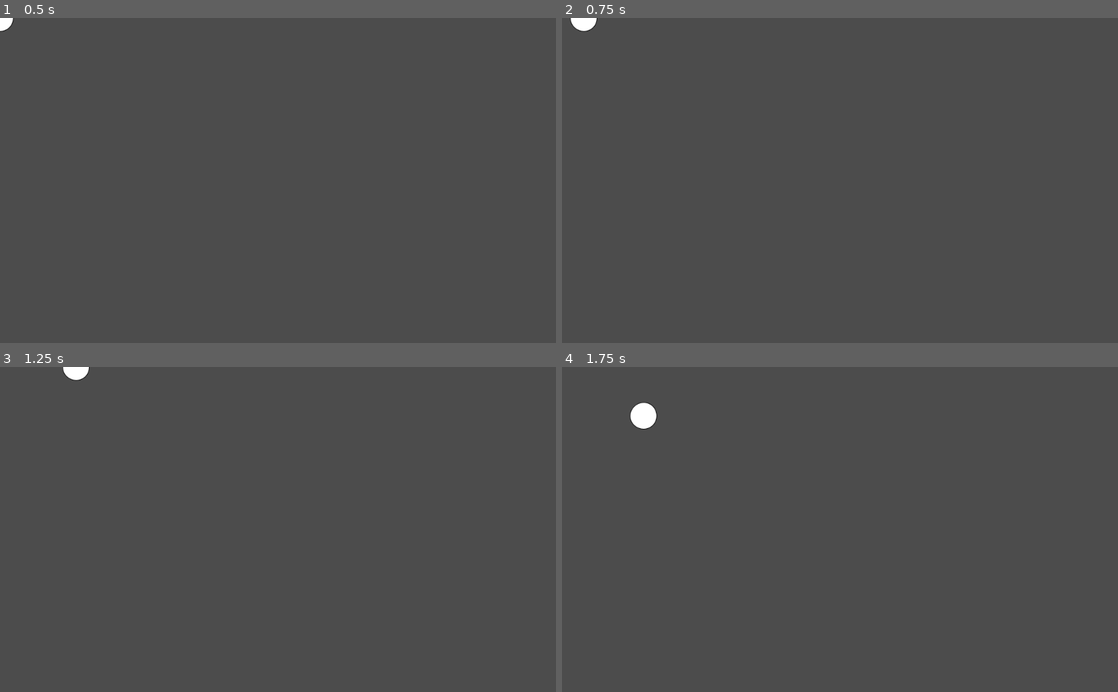
Above: before the commit, frames 1-4 (two rows, left to right).
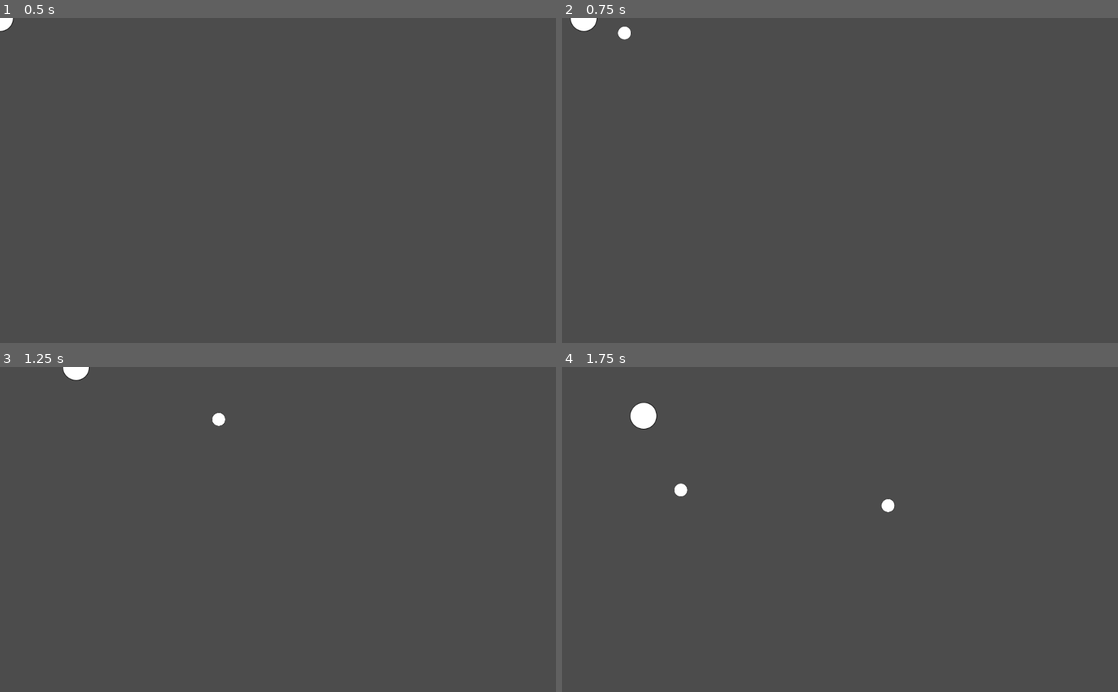
Above: after the commit, the same moments.

Repository: ComradeSparklePony/Slay-the-Triangles
Game: Godot game, scene res://player.tscn
The game is run twice, just before and just after one commit, with the same random seed, the same clock (stepped at 60 frames per second) and the same inputs. The project has no main scene, so this scene is started directly.
Inputs (mouse positions are in pixels of both pictures, inside the frame that each line leads up to):
- Up to frame 1 (0.5 s): no input
- Up to frame 2 (0.75 s): tap Enter at 0.5 s; move the mouse to (962, 164) at 0.52 s; press the mouse at (962, 164) at 0.53 s; hold Right (ui_right) from 0.53 s (still down)
- Up to frame 3 (1.25 s): keep holding Right (ui_right)
- Up to frame 4 (1.75 s): move the mouse to (728, 545) at 1.27 s; release Right (ui_right) at 1.28 s; release the mouse at (728, 545) at 1.28 s; hold Down (ui_down) from 1.28 s (still down); click (728, 545) at 1.35 s

Frame 1 is identical in both runs. In frame 2, less than 0.1% of the frame differs, in the area x 10-13%, y 2-7%; in frame 3, less than 0.1%; in frame 4, 0.2%, in the area x 20-60%, y 35-45%.

Commit message:
added projectile to player
Added the projectile node to the player node so now the player can shoot projectiles.

Diff:
--- a/Area2D.gd
+++ /dev/null
@@ -1,28 +0,0 @@
-extends Area2D
-
-export (int) var SPEED
-var velocity = Vector2()
-var screensize
-
-func _ready():
-	screensize = get_viewport_rect().size
-
-func _process(delta):
-
-	velocity = Vector2()
-
-	if Input.is_action_pressed("ui_right"):
-		velocity.x += 1
-	if Input.is_action_pressed("ui_left"):
-		velocity.x -= 1
-	if Input.is_action_pressed("ui_down"):
-		velocity.y += 1
-	if Input.is_action_pressed("ui_up"):
-		velocity.y -= 1
-
-	if velocity.length() > 0:
-		velocity = velocity.normalized() * SPEED
-
-	position += velocity * delta
-	position.x = clamp(position.x, 0, screensize.x)
-	position.y = clamp(position.y, 0, screensize.y)
--- a/player.gd
+++ b/player.gd
@@ -3,6 +3,8 @@
 export (int) var SPEED
 var velocity = Vector2()
 var screensize
+
+export (PackedScene) var projectile
 
 func _ready():
 	screensize = get_viewport_rect().size
@@ -26,3 +28,9 @@
 	position += velocity * delta
 	position.x = clamp(position.x, 0, screensize.x)
 	position.y = clamp(position.y, 0, screensize.y)
+
+
+func _input(event):
+	if event.is_action_pressed("click"):
+		var active_projectile = projectile.instance()
+		add_child(active_projectile)
--- a/player.tscn
+++ b/player.tscn
@@ -1,14 +1,15 @@
-[gd_scene load_steps=4 format=2]
+[gd_scene load_steps=5 format=2]
 
 [ext_resource path="res://player.gd" type="Script" id=1]
-[ext_resource path="res://assets/white_circle_50px.png" type="Texture" id=2]
+[ext_resource path="res://projectile.tscn" type="PackedScene" id=2]
+[ext_resource path="res://assets/white_circle_50px.png" type="Texture" id=3]
 
 [sub_resource type="CircleShape2D" id=1]
 
 custom_solver_bias = 0.0
 radius = 25.321
 
-[node name="player" type="Area2D"]
+[node name="player" type="Area2D" index="0"]
 
 input_pickable = true
 gravity_vec = Vector2( 0, 1 )
@@ -19,10 +20,11 @@
 audio_bus_name = "Master"
 script = ExtResource( 1 )
 SPEED = 200
+projectile = ExtResource( 2 )
 
 [node name="Sprite" type="Sprite" parent="." index="0"]
 
-texture = ExtResource( 2 )
+texture = ExtResource( 3 )
 
 [node name="CollisionShape2D" type="CollisionShape2D" parent="." index="1"]
 
--- a/project.godot
+++ b/project.godot
@@ -31,6 +31,8 @@
 , Object(InputEventJoypadButton,"resource_local_to_scene":false,"resource_name":"","device":0,"button_index":13,"pressure":0.0,"pressed":false,"script":null)
 , Object(InputEventKey,"resource_local_to_scene":false,"resource_name":"","device":0,"alt":false,"shift":false,"control":false,"meta":false,"command":false,"pressed":false,"scancode":83,"unicode":0,"echo":false,"script":null)
  ]
+click=[ Object(InputEventMouseButton,"resource_local_to_scene":false,"resource_name":"","device":0,"alt":false,"shift":false,"control":false,"meta":false,"command":false,"button_mask":0,"position":Vector2( 0, 0 ),"global_position":Vector2( 0, 0 ),"factor":1.0,"button_index":1,"pressed":false,"doubleclick":false,"script":null)
+ ]
 
 [rendering]
 
--- a/projectile.gd
+++ b/projectile.gd
@@ -9,7 +9,7 @@
 
 func _process(delta):
 	if detect_pos:
-		move_vector = get_global_mouse_position() - position
+		move_vector = get_local_mouse_position() - position
 		move_vector = move_vector.normalized()
 	position += move_vector * delta * SPEED
 	detect_pos = false
--- a/projectile.tscn
+++ b/projectile.tscn
@@ -8,7 +8,7 @@
 custom_solver_bias = 0.0
 radius = 13.0005
 
-[node name="projectile" type="Area2D" index="0"]
+[node name="projectile" type="Area2D"]
 
 input_pickable = true
 gravity_vec = Vector2( 0, 1 )
